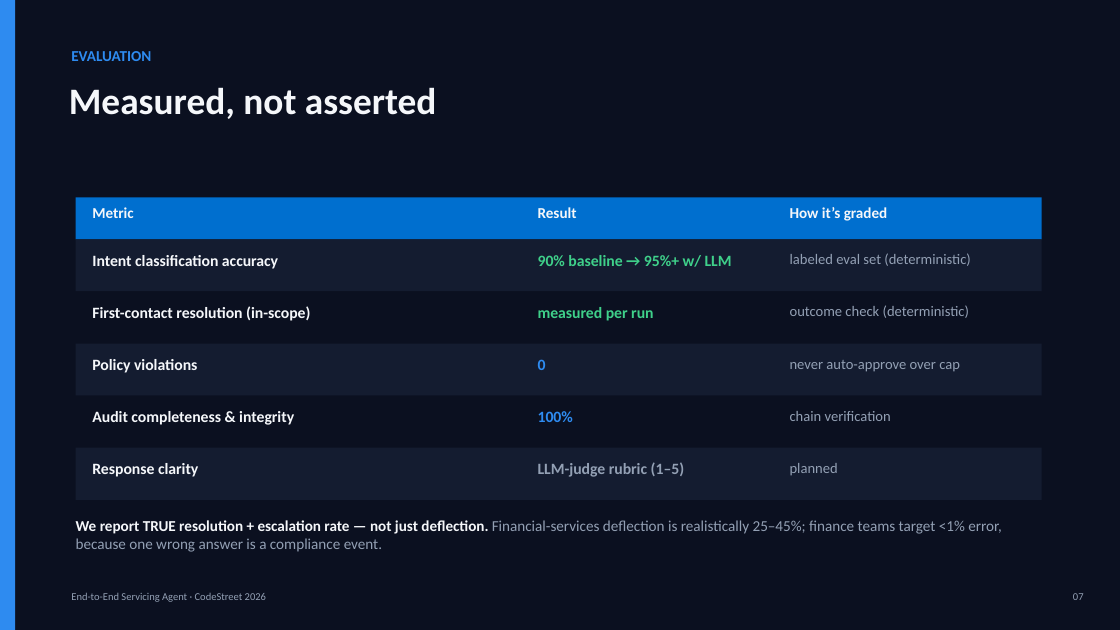
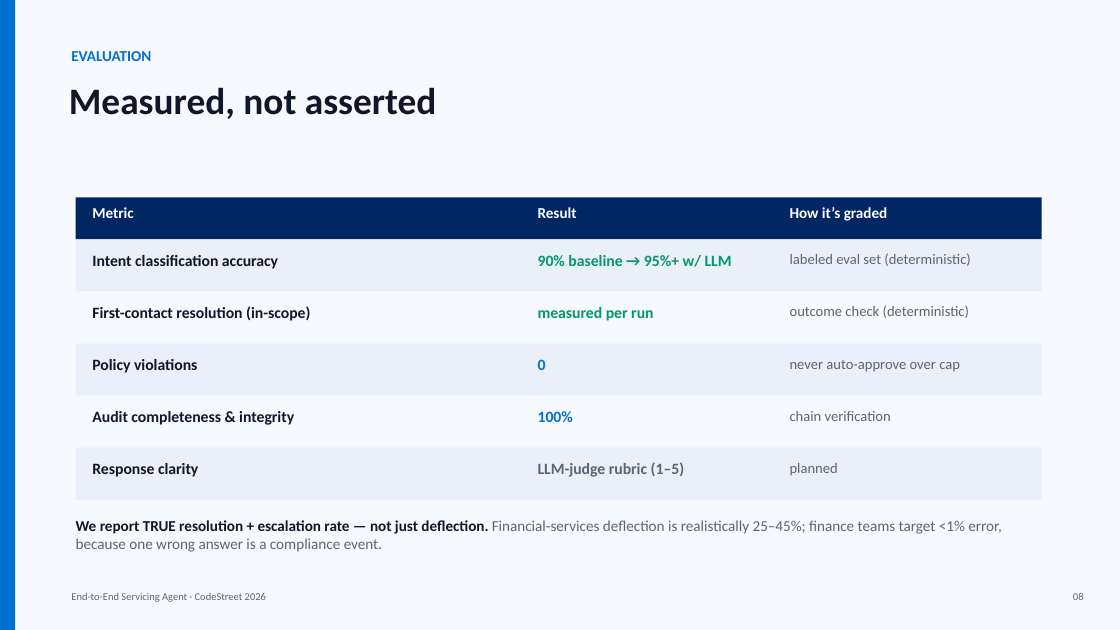
Before and after one commit to VaibhavDangaich/Codestreet_2026, a slide deck: slide 8 of deck/CodeStreet2026_Servicing_Agent.pptx (slide 7 before the commit). Drawn at 1120x630 pixels with LibreOffice and Linux fonts; fonts in the diff are those of the drawing. Boxes give left, top, right and bottom in pixels: in the first picture for what was removed or moved away, otherwise in the second. Text is boxed around its words. In the diff, an @@ line names an element or a change of style, - is before the commit and + after.

```diff
--- a/deck/CodeStreet2026_Servicing_Agent.pptx
+++ b/deck/CodeStreet2026_Servicing_Agent.pptx
@@ rectangle at <box>0,0,15,630</box>: fill #2E8BF0 to #016FD0 @@
@@ rectangle at <box>76,197,1042,239</box>: fill #006FCF to #002663 @@
@@ text colour #F5F7FA to #FFFFFF in 3 elements at <box>92,207,133,218</box>, <box>538,207,577,218</box>, <box>790,207,888,221</box> @@
@@ text "90% baseline → 95%+ w/ ..." at <box>538,255,732,267</box>: text colour #3FD08A to #059669 @@
@@ text "measured per run" at <box>538,307,653,321</box>: text colour #3FD08A to #059669 @@
@@ fill #0B1020 to #F6F9FD in 3 elements at <box>0,0,1120,630</box>, <box>76,292,1042,344</box>, <box>76,396,1042,448</box> @@
@@ text colour #2E8BF0 to #016FD0 in 3 elements at <box>71,51,151,61</box>, <box>538,359,546,370</box>, <box>538,411,573,422</box> @@
@@ fill #141C30 to #E9F0F9 in 3 elements at <box>76,239,1042,292</box>, <box>76,344,1042,396</box>, <box>76,448,1042,500</box> @@
@@ text colour #F5F7FA to #0F172A in 6 elements at <box>69,87,437,119</box>, <box>92,255,278,269</box>, <box>92,306,310,321</box>, <box>92,359,197,373</box>, <box>92,411,294,425</box>, <box>92,463,198,477</box> @@
@@ text "We report TRUE resolution + ..." at <box>76,520,1002,552</box>: text colour #F5F7FA to #0F172A in "We report TRUE resolution + escalation rate ..."; text colour #93A0B4 to #5B6673 in "Financial-services deflection is realistically 25–45%; finan ..." @@
@@ text colour #93A0B4 to #5B6673 in 7 elements at <box>790,253,970,266</box>, <box>790,305,969,318</box>, <box>790,360,960,372</box>, <box>790,411,891,421</box>, <box>538,462,684,477</box>, <box>790,463,838,475</box>, <box>71,593,266,602</box> @@
@@ text at <box>1073,593,1084,600</box>: text changed; text colour #93A0B4 to #5B6673 @@
-07
+08
```
Also in this commit, not shown: 9 other slides changed, 1 slide added, 2 other files.
